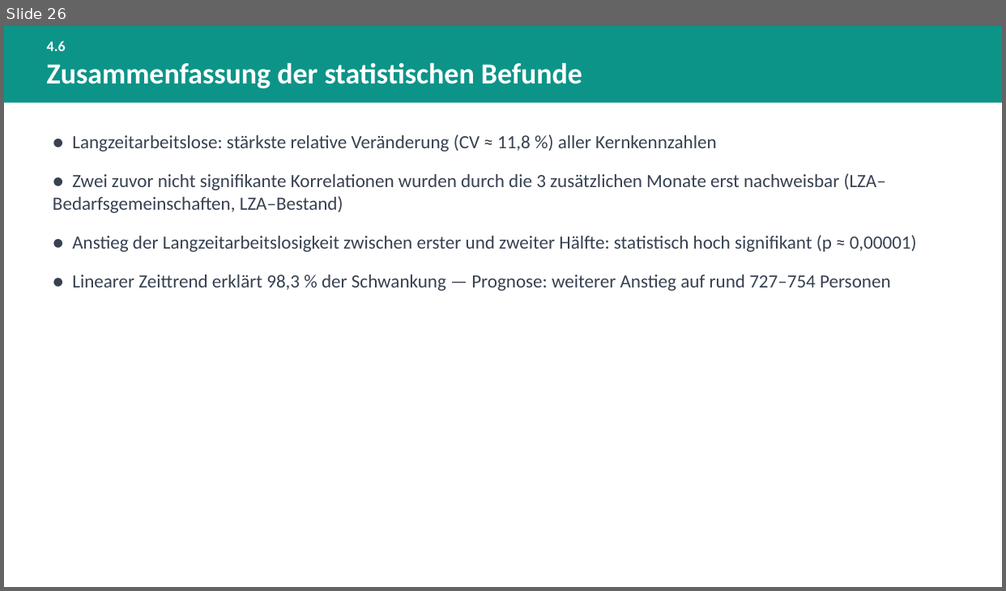
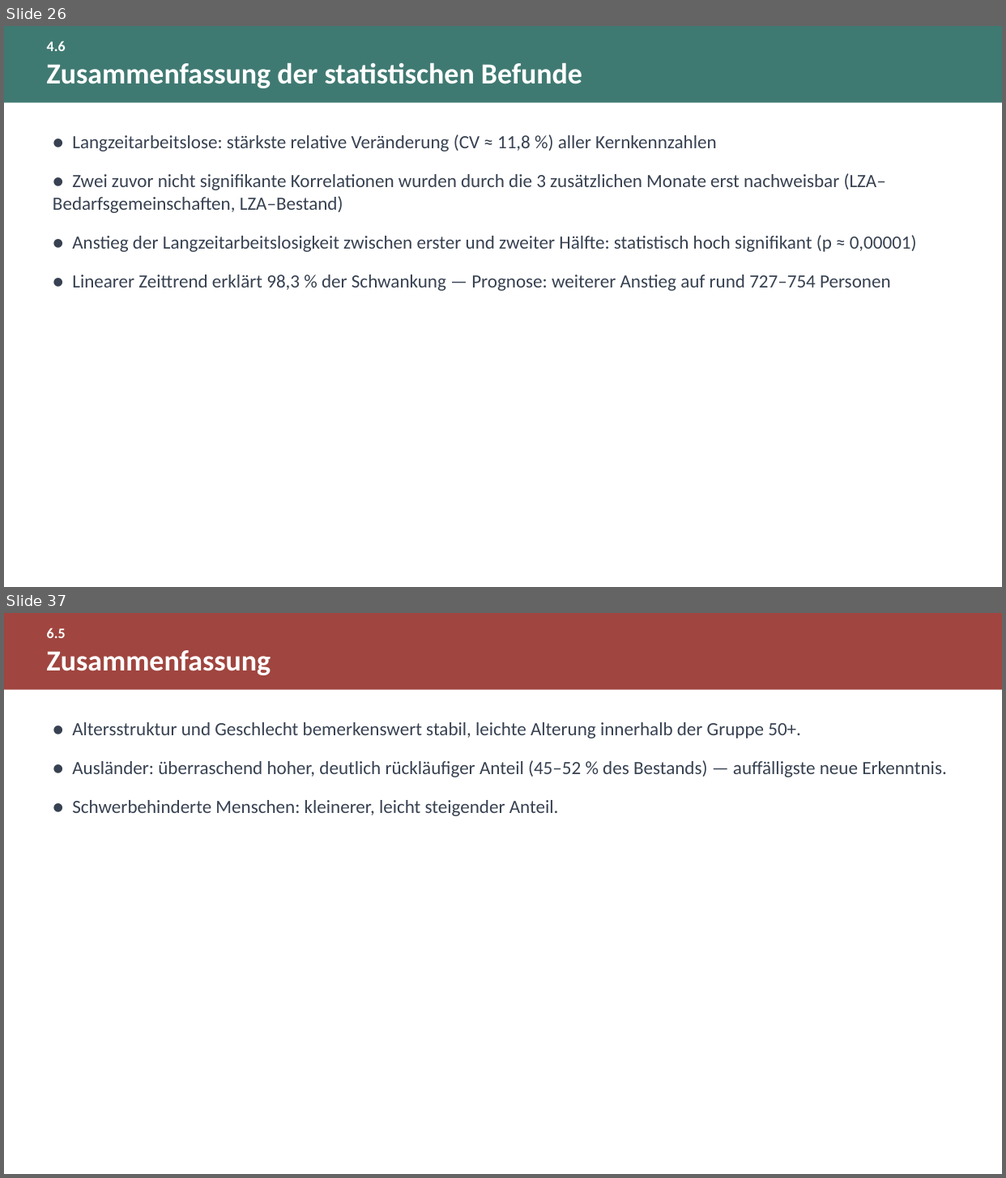
Before and after one commit to eufunk/arbeitsmarkt-regensburg, a slide deck: Dok/Projektpraesentation.pptx. Shown one above the other, each under a label of ours: slide 26 before the commit, slides 26 and 37 after it; the slides between them are not shown. The pictures are 1006x591 and 1006x1178 pixels, drawn with LibreOffice and Linux fonts; fonts in the diff are those of the drawing. Boxes give left, top, right and bottom in pixels: in the first picture for what was removed or moved away, otherwise in the second. Text is boxed around its words. In the diff, an @@ line names an element or a change of style, - is before the commit and + after.

Commit message:
Projektdokumentation und -praesentation um Kapitel 5-11 erweitern, visuell ueberarbeiten
Word: neue Kapitel Fluktuation, Demografie, Erwerbstaetigkeit, Finanzen,
Foerderung, Bezugsdauer und Rechtskreisvergleich in voller Paritaet ergaenzt,
Kennzahlen hervorgehoben, echtes klickbares Inhaltsverzeichnis mit
Seitenzahlen aufgebaut.

PPT: entsprechende Kapitel-Folien ergaenzt, Farbpalette entschaerft,
mehrere Folien auf Kacheln/Panele umgestellt und Zeitraumangaben
(Vormonat/Vorjahresmonat vs. Gesamtzeitraum) praezisiert.

```diff
--- a/Dok/Projektpraesentation.pptx
+++ b/Dok/Projektpraesentation.pptx
@@ slide 37 added at (4, 613, 1002, 1174), background #FFFFFF @@
@@ rectangle added at (4, 613, 1002, 689), fill #A0453F @@
@@ text added at (47, 628, 66, 638), 14 pt, text #FFFFFF, bold @@
+6.5
@@ text added at (47, 650, 271, 675), 28 pt, text #FFFFFF, bold @@
+Zusammenfassung
@@ text added at (72, 722, 947, 816), 18 pt, text #374151 @@
+● Altersstruktur und Geschlecht bemerkenswert stabil, leichte Alterung innerhalb der Gruppe 50+.
+● Ausländer: überraschend hoher, deutlich rückläufiger Anteil (45–52 % des Bestands) — auffälligste neue Erkenntnis.
+● Schwerbehinderte Menschen: kleinerer, leicht steigender Anteil.
@@ slide 26 changed as well @@
@@ rectangle at (4, 26, 1002, 102): fill #0D9488 to #3F7A72 @@
```
Also in this commit, not shown: 29 other slides changed, 34 other slides added, 23 other files.
